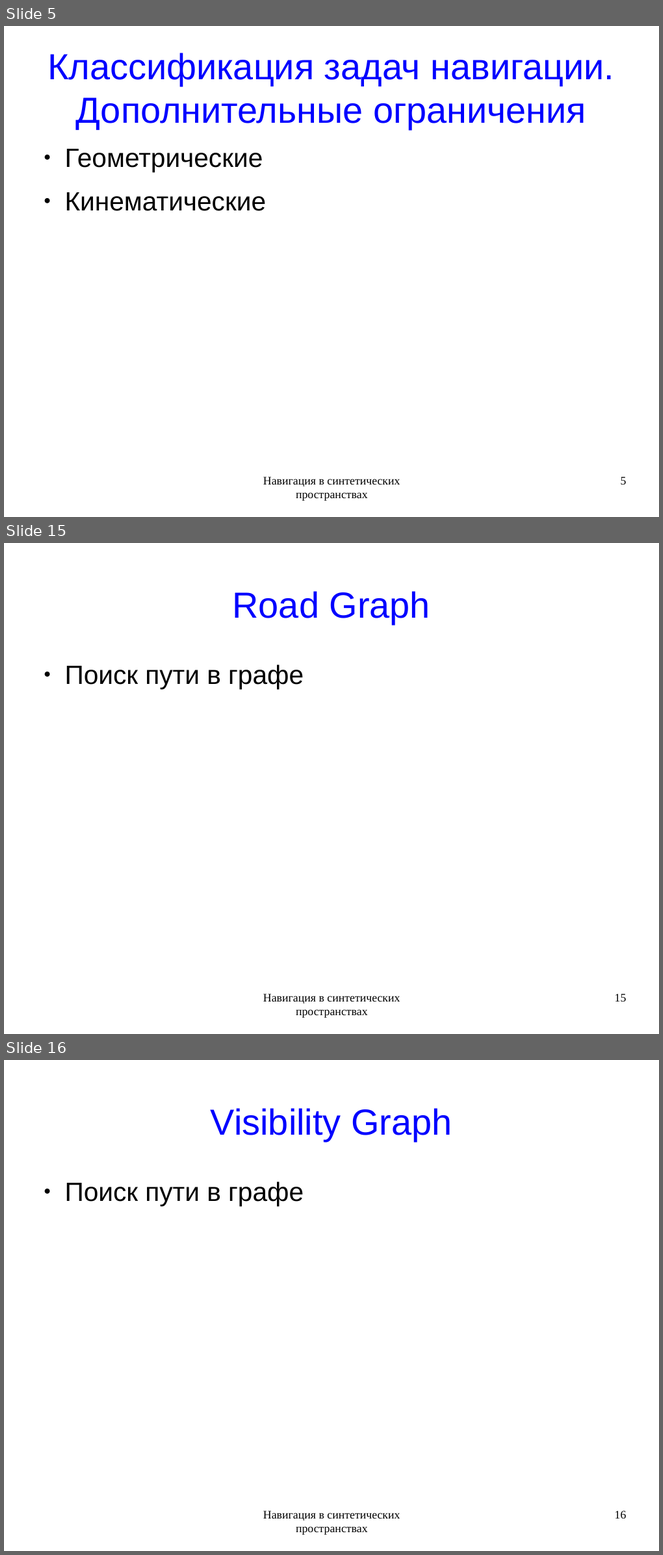
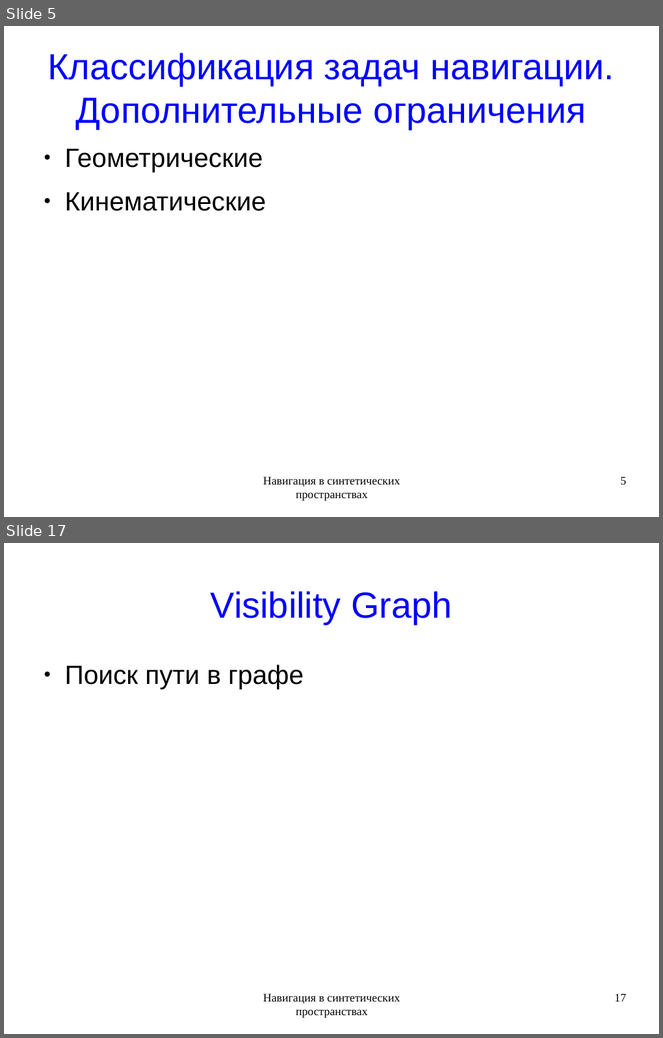
Before and after one commit to rutsky/semester09, a slide deck: Artificial_intelligence/Navigation_in_synthetic_space/50572_Rutsky_Navigation_in_synthetic_space.odp. Shown one above the other, each under a label of ours: slides 5, 15 and 16 before the commit, slides 5 and 17 after it; the slides between them are not shown. The pictures are 663x1555 and 663x1038 pixels, drawn with LibreOffice and Linux fonts; fonts in the diff are those of the drawing. Boxes give left, top, right and bottom in pixels: in the first picture for what was removed or moved away, otherwise in the second. Text is boxed around its words. In the diff, an @@ line names an element or a change of style, - is before the commit and + after.

```diff
--- a/Artificial_intelligence/Navigation_in_synthetic_space/50572_Rutsky_Navigation_in_synthetic_space.odp
+++ b/Artificial_intelligence/Navigation_in_synthetic_space/50572_Rutsky_Navigation_in_synthetic_space.odp
@@ slide 15 removed at bbox=[4, 543, 659, 1034], background #FFFFFF @@
@@ title removed at bbox=[233, 591, 430, 624] @@
-Road Graph
@@ text removed at bbox=[65, 665, 304, 689] @@
-● Поиск пути в графе
@@ text removed at bbox=[263, 994, 400, 1018] @@
-Навигация в синтетических пространствах
@@ page number removed at bbox=[615, 994, 627, 1002] @@
-15
@@ what was slide 16 is now slide 17 @@
@@ page number at bbox=[615, 994, 627, 1002]: text changed @@
-16
+17
```
Also in this commit, not shown: 10 slides changed, 3 slides added.
